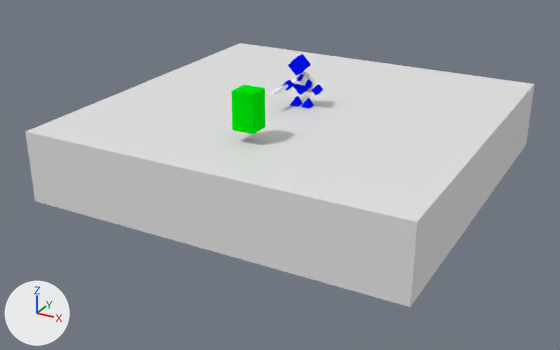
Renders of the Blender file Unity/Assets/Personagem/Exus/1 Exu Velho/Blender/Exu Velho.blend from each side of a commit.
The view is the same before and after, from a 50 mm lens placed at (18.7, -36.4, 14.1), pointed at (-0.4, -1.8, -3.2). Arrows for +X, +Y and +Z are at lower left; the lights stay in place.

Names of what the first picture shows: 'Corpo', 'Inimigo', 'Plane'.
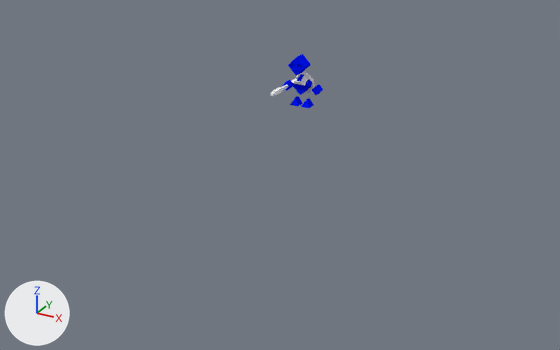
The change, as JSON lines over the scene's bpy script:
```json
{"op": "remove", "block": "ob_plane", "code": ["ob_plane = bpy.data.objects.new('Plane', me_plane)", "ob_plane.location = (0.03, 0.02, 0.39)", "ob_plane.scale = (10.4, 10.4, 10.4)"]}
{"op": "remove", "block": "ob_inimigo", "code": ["ob_inimigo = bpy.data.objects.new('Inimigo', me_cube)", "ob_inimigo.location = (0.22, -5.99, 1.61)", "ob_inimigo.scale = (0.585, 0.585, 0.585)"]}
```

What differs and where, as boxes (x1, y1, x2, y2) in the pictures (560 x 350 px):
```json
{"object": "Plane", "change": "deleted", "before": [25, 43, 534, 307]}
{"object": "Inimigo", "change": "deleted", "before": [231, 85, 265, 134], "on screen": "green"}
```
